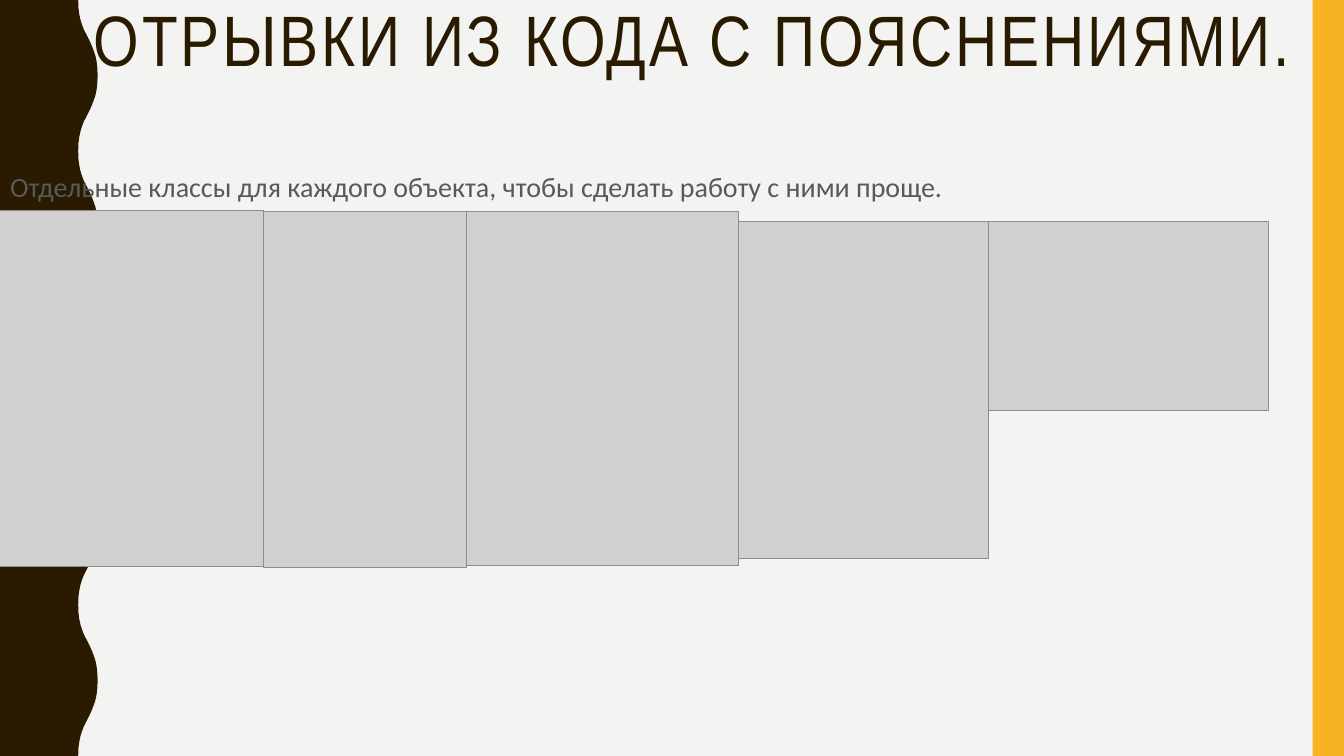
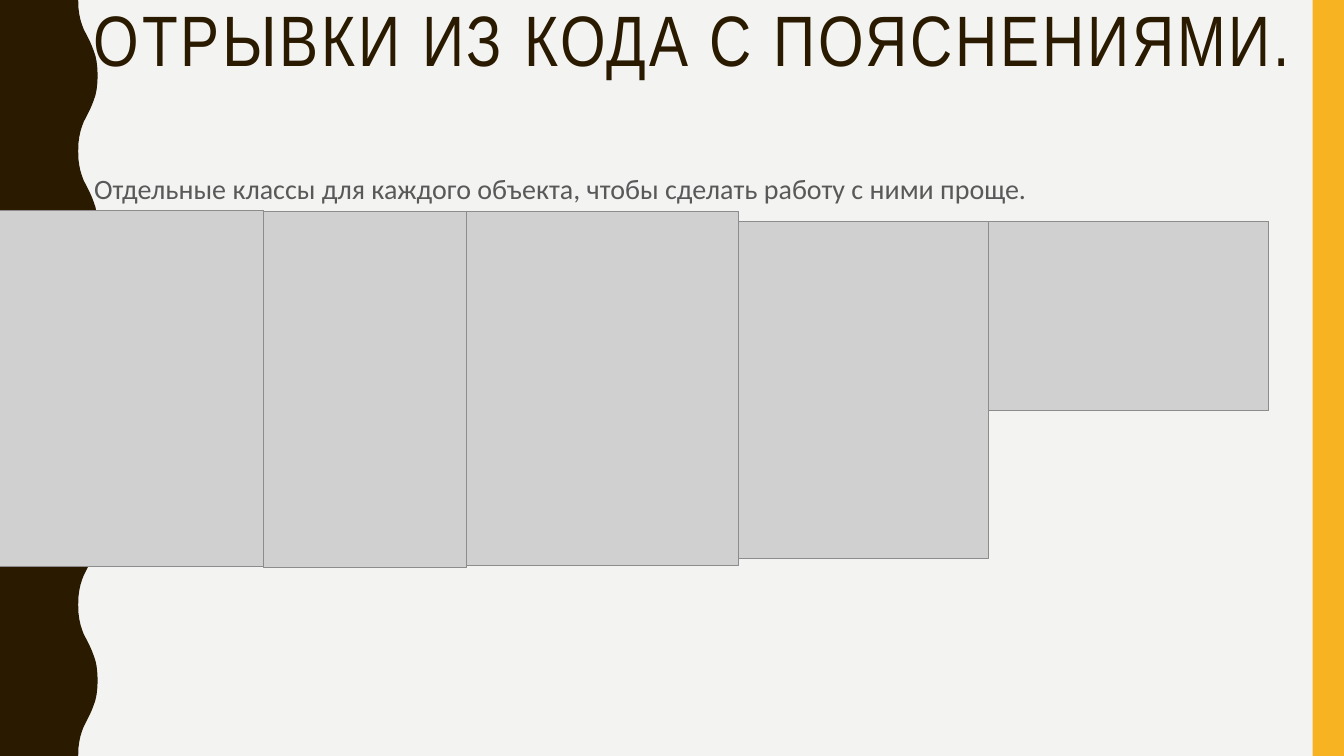
Before and after one commit to ltrc125/Yandex-Lyceum-Project, a slide deck: slide 6 of Проект Яндекс Лицей.pptx. Drawn at 1344x756 pixels with LibreOffice and Linux fonts; fonts in the diff are those of the drawing; grey boxes stand for pictures. Boxes give left, top, right and bottom in pixels: in the first picture for what was removed or moved away, otherwise in the second. Text is boxed around its words. In the diff, an @@ line names an element or a change of style, - is before the commit and + after.

```diff
--- a/Проект Яндекс Лицей.pptx
+++ b/Проект Яндекс Лицей.pptx
@@ text "Отдельные классы для каждого объекта, ..." rewrapped from (10,174,942,204) to (94,180,1026,206) @@
```
Also in this commit, not shown: 3 other slides changed.
